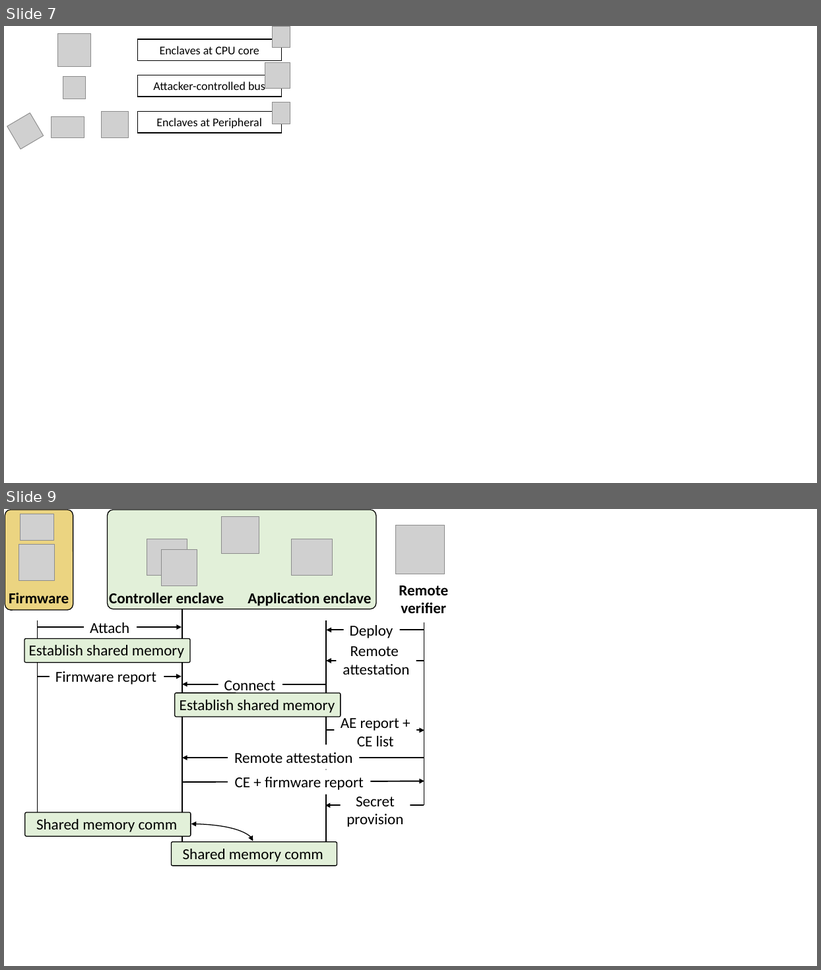
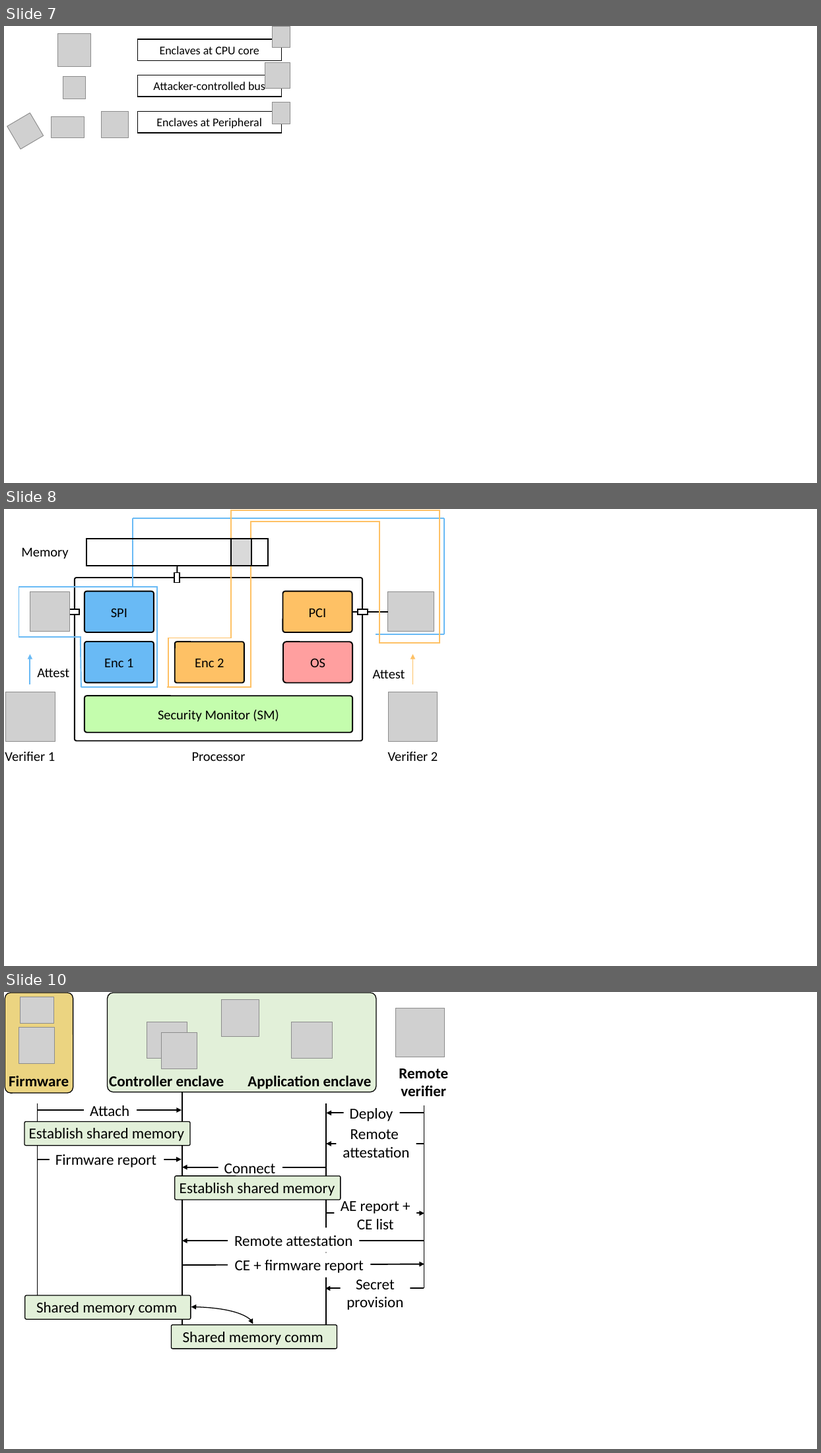
Before and after one commit to aritradhar/PhD-Thesis, a slide deck: chapters/PIE/images/systemDesign.pptx. Shown one above the other, each under a label of ours: slides 7 and 9 before the commit, slides 7, 8 and 10 after it; the slides between them are not shown. The pictures are 821x970 and 821x1453 pixels, drawn with LibreOffice and Linux fonts; fonts in the diff are those of the drawing; grey boxes stand for pictures. Boxes give left, top, right and bottom in pixels: in the first picture for what was removed or moved away, otherwise in the second. Text is boxed around its words. In the diff, an @@ line names an element or a change of style, - is before the commit and + after.

```diff
--- a/chapters/PIE/images/systemDesign.pptx
+++ b/chapters/PIE/images/systemDesign.pptx
@@ slide 8 added at bbox=[4, 509, 817, 966], background #FFFFFF @@
@@ freeform shape added at bbox=[167, 510, 440, 687], outline #FEC165 1.5 pt @@
@@ text added at bbox=[21, 548, 68, 559], 16 pt, text #000000 @@
+Memory
@@ rounded rectangle added at bbox=[87, 539, 268, 566], outline #000000 1.5 pt @@
@@ rectangle added at bbox=[231, 539, 252, 566], fill #D9D9D9, outline #000000 1.5 pt @@
@@ line added from (177, 572) to (177, 566), #000000 1.5 pt @@
@@ rounded rectangle added at bbox=[75, 578, 362, 741], outline #000000 1.5 pt @@
@@ rounded rectangle added at bbox=[174, 573, 180, 582], fill #FFFFFF, outline #000000 1.5 pt @@
@@ picture added at bbox=[30, 592, 70, 632] @@
@@ rounded rectangle added at bbox=[85, 591, 154, 632], fill #69BAF5, outline #000000 1.5 pt, 16 pt, text #000000 @@
+SPI
@@ rounded rectangle added at bbox=[283, 591, 352, 632], fill #FEC165, outline #000000 1.5 pt, 16 pt, text #000000 @@
+PCI
@@ picture added at bbox=[388, 592, 435, 632] @@
@@ rounded rectangle added at bbox=[69, 609, 79, 615], fill #FFFFFF, outline #000000 1.5 pt @@
@@ line added from (352, 612) to (358, 612), #000000 1.5 pt @@
@@ rounded rectangle added at bbox=[358, 609, 368, 615], fill #FFFFFF, outline #000000 1.5 pt @@
@@ line added from (368, 612) to (388, 612), #000000 1.5 pt @@
@@ rounded rectangle added at bbox=[85, 642, 154, 683], fill #69BAF5, outline #000000 1.5 pt, 16 pt, text #000000 @@
+Enc 1
@@ rounded rectangle added at bbox=[175, 642, 244, 683], fill #FEC165, outline #000000 1.5 pt, 16 pt, text #000000 @@
+Enc 2
@@ rounded rectangle added at bbox=[283, 642, 353, 683], fill #FF9F9F, outline #000000 1.5 pt, 16 pt, text #000000 @@
+OS
@@ group added at bbox=[19, 518, 444, 688]: 10 lines @@
@@ arrow added from (30, 685) to (30, 654), #69BAF5 1.5 pt @@
@@ arrow added from (413, 685) to (413, 654), #FEC165 1.5 pt @@
@@ text added at bbox=[37, 669, 69, 677], 16 pt, text #000000 @@
+Attest
@@ text added at bbox=[373, 670, 405, 679], 16 pt, text #000000 @@
+Attest
@@ picture added at bbox=[6, 692, 55, 742] @@
@@ rounded rectangle added at bbox=[85, 696, 353, 733], fill #C4FDAD, outline #000000 1.5 pt, 16 pt, text #000000 @@
+Security Monitor (SM)
@@ picture added at bbox=[388, 692, 438, 742] @@
@@ text added at bbox=[5, 752, 55, 761], 16 pt, text #000000 @@
+Verifier 1
@@ text added at bbox=[192, 753, 246, 761], 16 pt, text #000000 @@
+Processor
@@ text added at bbox=[388, 752, 438, 761], 16 pt, text #000000 @@
+Verifier 2
@@ what was slide 9 is now slide 10 @@
```
Also in this commit, not shown: 17 other files.
